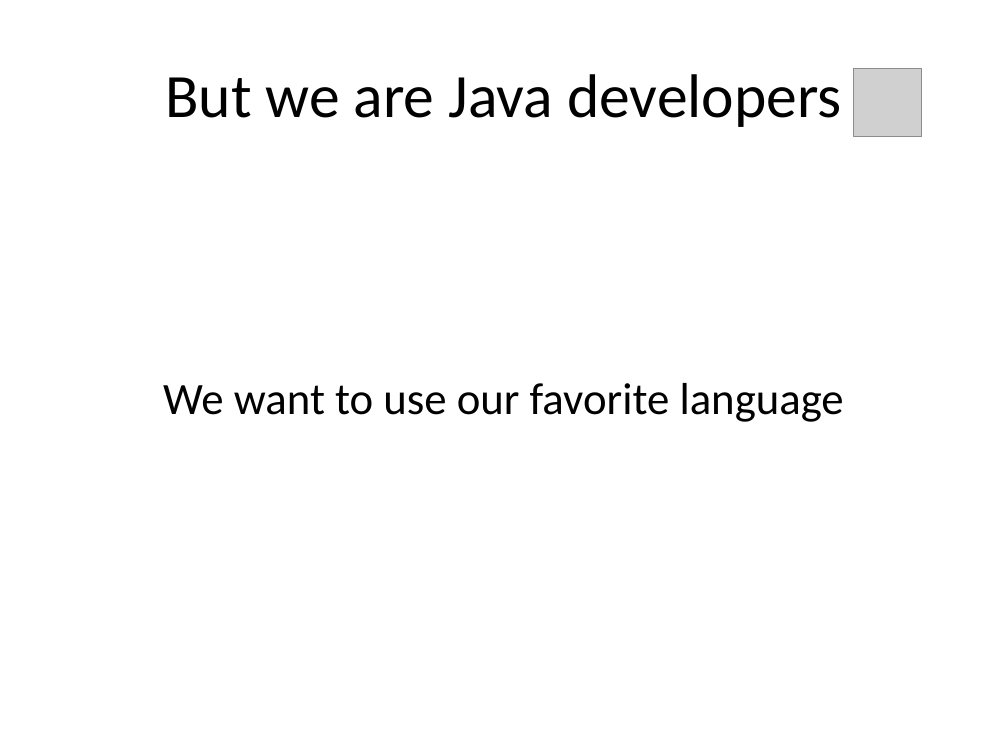
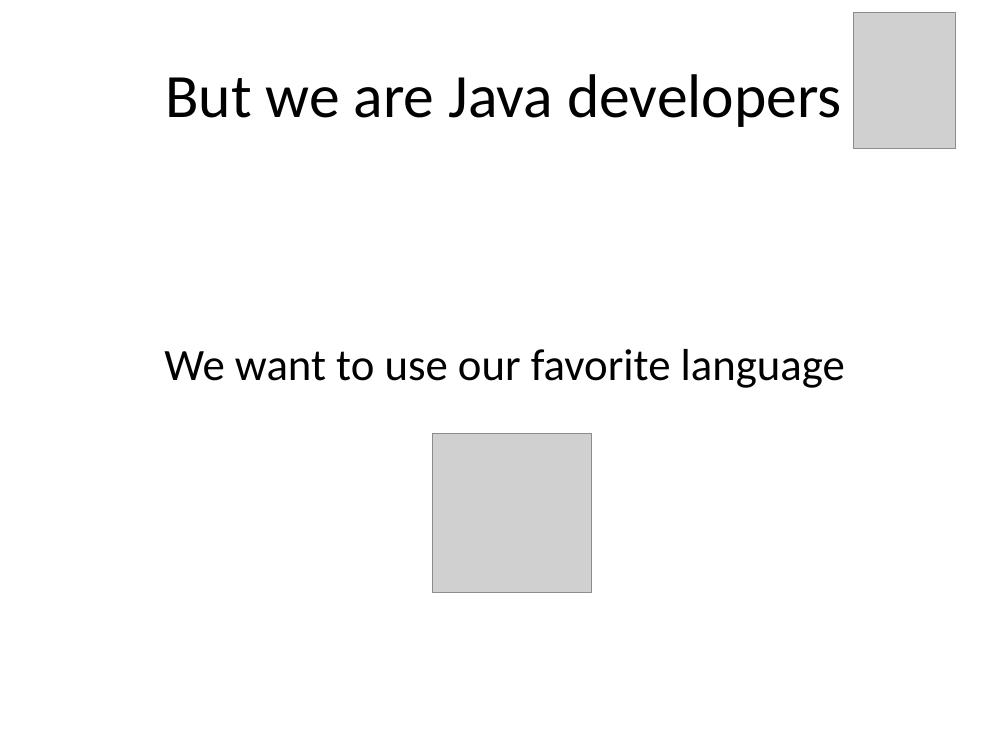
Before and after one commit to doychin/java2days, a slide deck: slide 5 of Making our day job easy.pptx (slide 4 before the commit). Drawn at 1008x756 pixels with LibreOffice and Linux fonts; fonts in the diff are those of the drawing; grey boxes stand for pictures; background and template pictures are left out. Boxes give left, top, right and bottom in pixels: in the first picture for what was removed or moved away, otherwise in the second. Text is boxed around its words. In the diff, an @@ line names an element or a change of style, - is before the commit and + after.

```diff
--- a/Making our day job easy.pptx
+++ b/Making our day job easy.pptx
@@ picture added at (853,13,955,149) @@
@@ text "We want to use our ...": place and size @@
-text "We want to use our ..." at (163,383,844,422)
+text "We want to use our ..." at (164,349,845,388)
@@ picture: place and size @@
-picture at (853,69,921,137)
+picture at (432,433,591,592)
```
Also in this commit, not shown: 5 other slides changed, 4 slides added, 3 other files.
